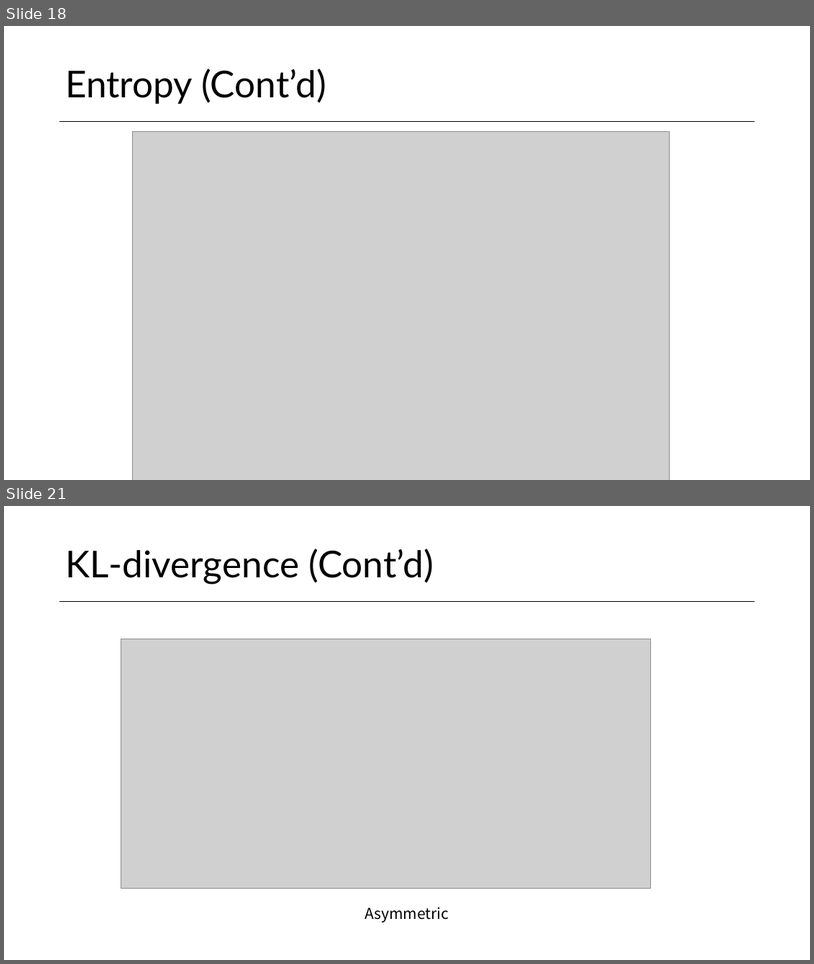
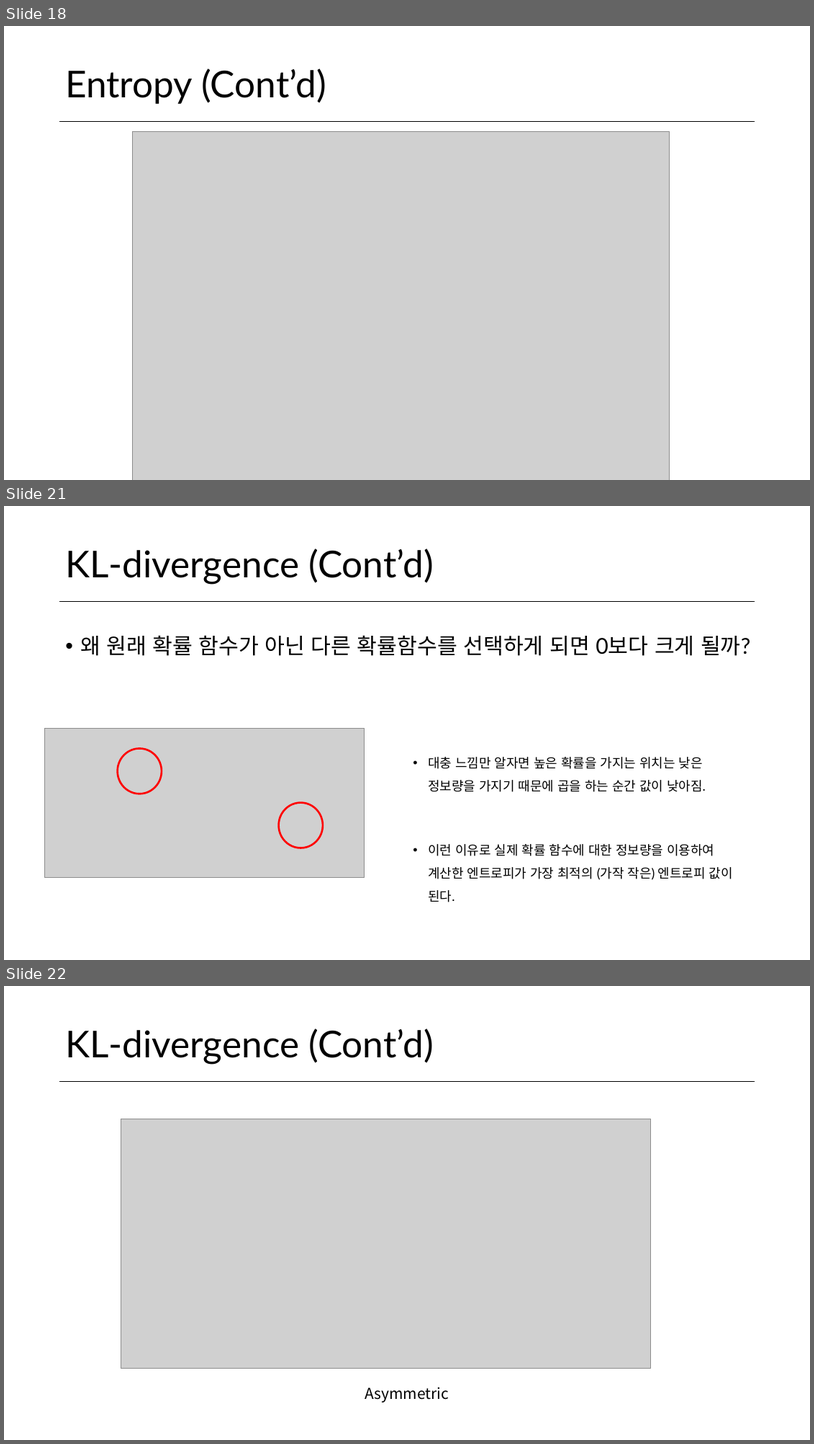
Before and after one commit to norman3/vi, a slide deck: vi.pptx. Shown one above the other, each under a label of ours: slides 18 and 21 before the commit, slides 18, 21 and 22 after it; the slides between them are not shown. The pictures are 814x964 and 814x1444 pixels, drawn with LibreOffice and Linux fonts; fonts in the diff are those of the drawing; grey boxes stand for pictures. Boxes give left, top, right and bottom in pixels: in the first picture for what was removed or moved away, otherwise in the second. Text is boxed around its words. In the diff, an @@ line names an element or a change of style, - is before the commit and + after.

```diff
--- a/vi.pptx
+++ b/vi.pptx
@@ slide 21 added at [4, 506, 810, 960], background #FFFFFF; not listed: 1 template element that a slide beside it also shows @@
@@ title added at [65, 548, 434, 584], 44 pt, text #000000 @@
+KL-divergence (Cont’d)
@@ text added at [80, 635, 751, 656], 25.9 pt, text #000000 @@
+• 왜 원래 확률 함수가 아닌 다른 확률함수를 선택하게 되면 0보다 크게 될까?
@@ picture added at [44, 728, 365, 877] @@
@@ ellipse added at [118, 749, 162, 794], outline #FF0000 2.25 pt @@
@@ text added at [428, 757, 733, 902], 15.4 pt, text #000000 @@
+• 대충 느낌만 알자면 높은 확률을 가지는 위치는 낮은 정보량을 가지기 때문에 곱을 하는 순간 값이 낮아짐.
+• 이런 이유로 실제 확률 함수에 대한 정보량을 이용하여 계산한 엔트로피가 가장 최적의 (가작 작은) 엔트로피 값이 된다.
@@ ellipse added at [278, 803, 323, 848], outline #FF0000 2.25 pt @@
@@ what was slide 21 is now slide 22 @@
```
Also in this commit, not shown: 15 slides changed, 1 other file.
